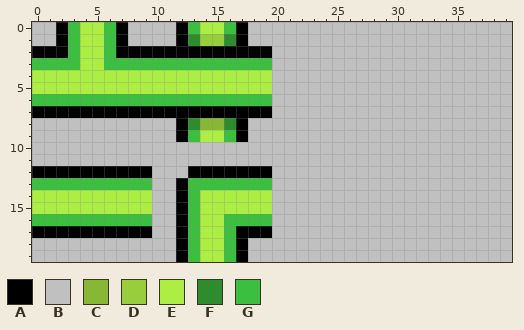
Edited in one commit: pixel-art sprite (pipes_tileset.png). Above: the version before the commit.
The file is 40x20 pixels.
Palette (. is transparent): A #000000  B #c0c0c0  C #87b734  D #98ce3b  E #adee44  F #2d8d2e  G #3cbe40
Pixels before, first column x 0:
 0 BBAGEEGABBBBAGEEGABBBBBBBBBBBBBBBBBBBBBB
 1 BBAGEEGABBBBAFDDFABBBBBBBBBBBBBBBBBBBBBB
 2 AAAGEEGAAAAAAAAAAAAABBBBBBBBBBBBBBBBBBBB
 3 GGGGEEGGGGGGGGGGGGGGBBBBBBBBBBBBBBBBBBBB
 4 EEEEEEEEEEEEEEEEEEEEBBBBBBBBBBBBBBBBBBBB
 5 EEEEEEEEEEEEEEEEEEEEBBBBBBBBBBBBBBBBBBBB
 6 GGGGGGGGGGGGGGGGGGGGBBBBBBBBBBBBBBBBBBBB
 7 AAAAAAAAAAAAAAAAAAAABBBBBBBBBBBBBBBBBBBB
 8 BBBBBBBBBBBBAFCCFABBBBBBBBBBBBBBBBBBBBBB
 9 BBBBBBBBBBBBAGEEGABBBBBBBBBBBBBBBBBBBBBB
10 BBBBBBBBBBBBBBBBBBBBBBBBBBBBBBBBBBBBBBBB
11 BBBBBBBBBBBBBBBBBBBBBBBBBBBBBBBBBBBBBBBB
12 AAAAAAAAAABBBAAAAAAABBBBBBBBBBBBBBBBBBBB
13 GGGGGGGGGGBBAGGGGGGGBBBBBBBBBBBBBBBBBBBB
14 EEEEEEEEEEBBAGEEEEEEBBBBBBBBBBBBBBBBBBBB
15 EEEEEEEEEEBBAGEEEEEEBBBBBBBBBBBBBBBBBBBB
16 GGGGGGGGGGBBAGEEGGGGBBBBBBBBBBBBBBBBBBBB
17 AAAAAAAAAABBAGEEGAAABBBBBBBBBBBBBBBBBBBB
18 BBBBBBBBBBBBAGEEGABBBBBBBBBBBBBBBBBBBBBB
19 BBBBBBBBBBBBAGEEGABBBBBBBBBBBBBBBBBBBBBB
After the commit:
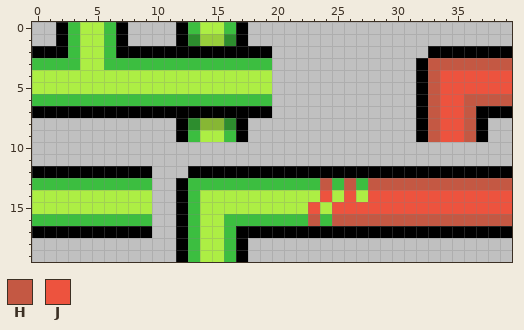
Colours new in this view: H #c45843  J #ed533e
Author's note on the commit: Full tileset with two colors 2 colors fails a lot! But single color (green) works almost always.
The edit:
y 2: x 33..39 BBBBBBB -> AAAAAAA
y 3: x 32..39 BBBBBBBB -> AHHHHHHH
y 4..5: x 32..39 BBBBBBBB -> AHJJJJJJ
y 6: x 32..39 BBBBBBBB -> AHJJHHHH
y 7: x 32..39 BBBBBBBB -> AHJJHAAA
y 8..9: x 32..37 BBBBBB -> AHJJHA
y 12: x 20..39 BBBBBBBBBBBBBBBBBBBB -> AAAAAAAAAAAAAAAAAAAA
y 13: x 20..39 BBBBBBBBBBBBBBBBBBBB -> GGGGHGHGHHHHHHHHHHHH
y 14: x 20..39 BBBBBBBBBBBBBBBBBBBB -> EEEEJEJEJJJJJJJJJJJJ
y 15: x 20..39 BBBBBBBBBBBBBBBBBBBB -> EEEJEJJJJJJJJJJJJJJJ
y 16: x 20..39 BBBBBBBBBBBBBBBBBBBB -> GGGHGHHHHHHHHHHHHHHH
y 17: x 20..39 BBBBBBBBBBBBBBBBBBBB -> AAAAAAAAAAAAAAAAAAAA
Changed places in both pictures, as pixel boxes (x1, y1, x2, y2):
changed: (272, 46, 512, 238)
